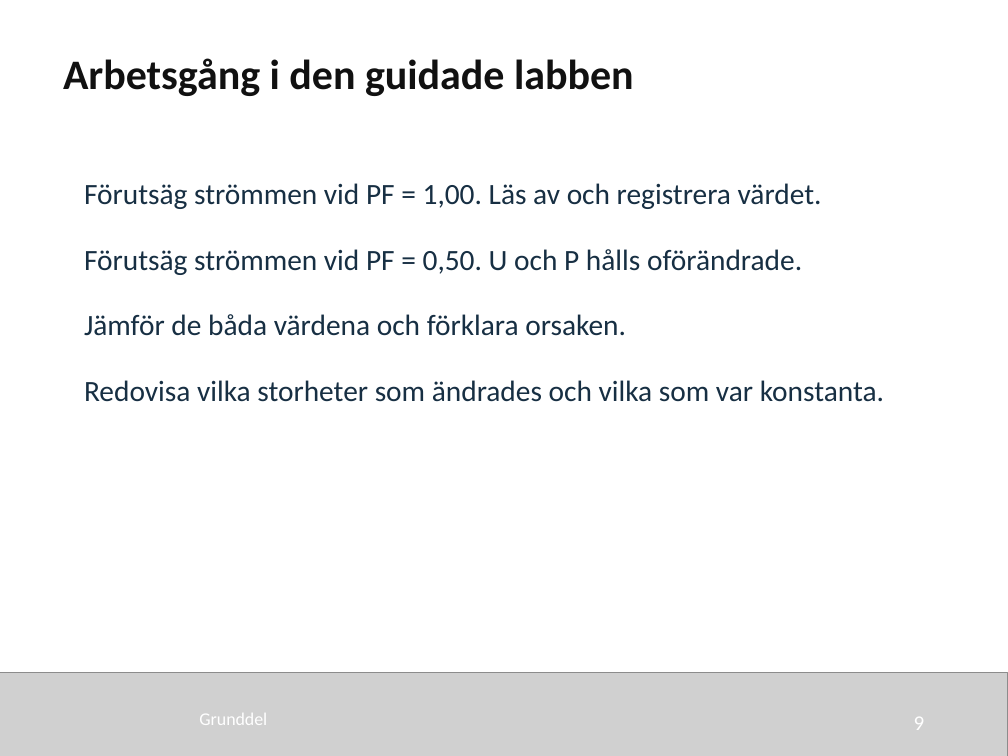
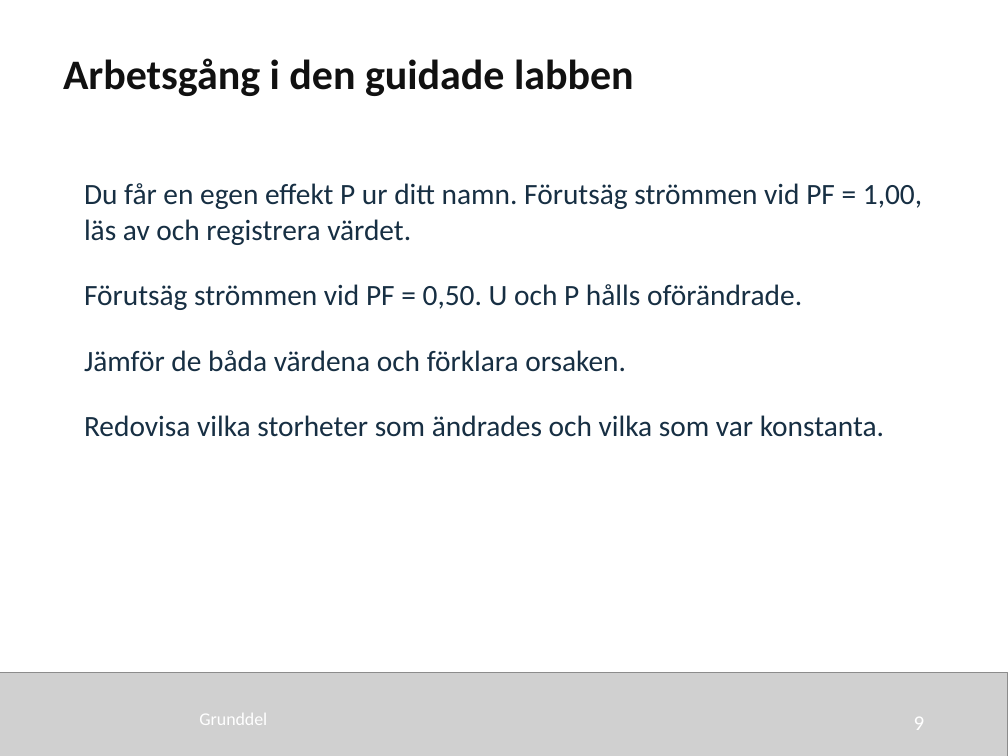
Before and after one commit to nj22az/nj22az.github.io, a slide deck: slide 9 of sjoskolan/vecka-40/aktuell/v40_03_Effekt_i_vaxelstromskretsar_elev.pptx. Drawn at 1008x756 pixels with LibreOffice and Linux fonts; fonts in the diff are those of the drawing; grey boxes stand for pictures. Boxes give left, top, right and bottom in pixels: in the first picture for what was removed or moved away, otherwise in the second. Text is boxed around its words. In the diff, an @@ line names an element or a change of style, - is before the commit and + after.

```diff
--- a/sjoskolan/vecka-40/aktuell/v40_03_Effekt_i_vaxelstromskretsar_elev.pptx
+++ b/sjoskolan/vecka-40/aktuell/v40_03_Effekt_i_vaxelstromskretsar_elev.pptx
@@ text at [84, 183, 922, 245]: text changed @@
-Förutsäg strömmen vid PF = 1,00. Läs av och registrera värdet.
+Du får en egen effekt P ur ditt namn. Förutsäg strömmen vid PF = 1,00, läs av och registrera värdet.
```
Also in this commit, not shown: 1 other slide changed, 32 other files.
